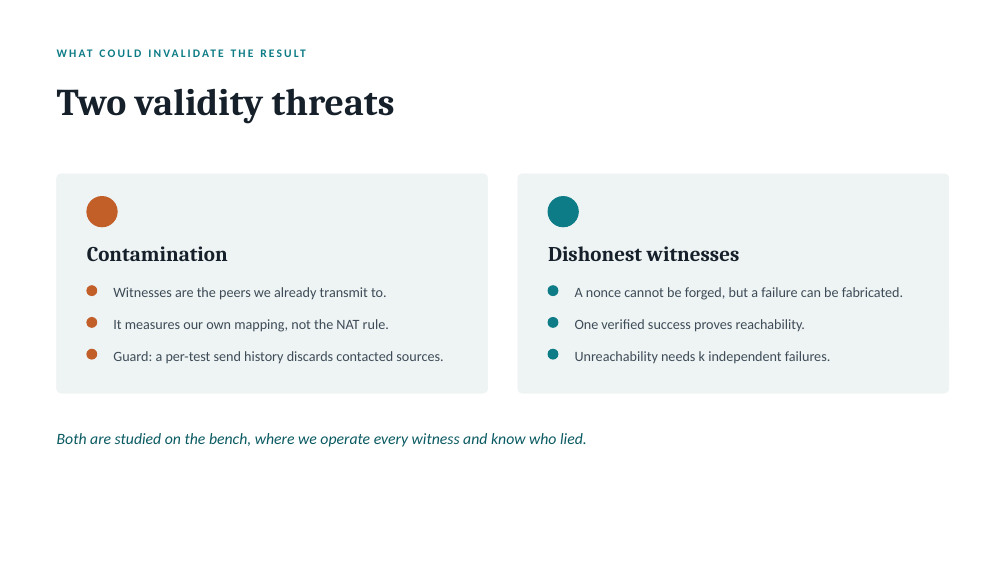
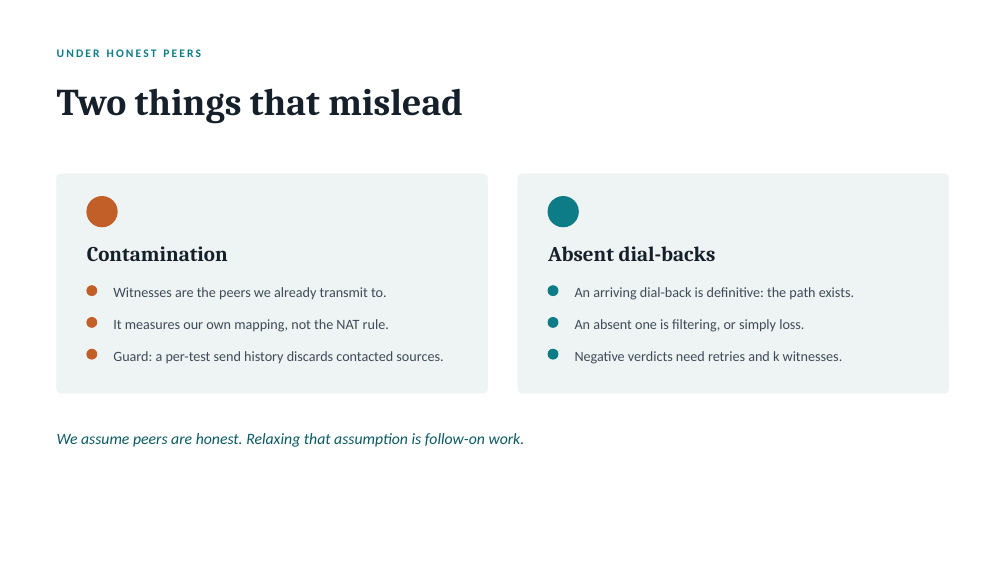
Before and after one commit to danbachar/grassroots-networking, a slide deck: slide 6 of docs/student-projects/grassroots-nat-project.pptx. Drawn at 1008x567 pixels with LibreOffice and Linux fonts; fonts in the diff are those of the drawing. Boxes give left, top, right and bottom in pixels: in the first picture for what was removed or moved away, otherwise in the second. Text is boxed around its words. In the diff, an @@ line names an element or a change of style, - is before the commit and + after.

```diff
--- a/docs/student-projects/grassroots-nat-project.pptx
+++ b/docs/student-projects/grassroots-nat-project.pptx
@@ text at (57,49,201,57): text changed @@
-WHAT COULD INVALIDATE THE RESULT
+UNDER HONEST PEERS
@@ text at (57,88,463,124): text changed @@
-Two validity threats
+Two things that mislead
@@ text at (548,246,716,261): text changed @@
-Dishonest witnesses
+Absent dial-backs
@@ text at (575,287,854,300): text changed @@
-A nonce cannot be forged, but a failure can be fabricated.
+An arriving dial-back is definitive: the path exists.
@@ text at (575,319,804,332): text changed @@
-One verified success proves reachability.
+An absent one is filtering, or simply loss.
@@ text at (575,351,843,364): text changed @@
-Unreachability needs k independent failures.
+Negative verdicts need retries and k witnesses.
@@ text at (57,433,525,447): text changed @@
-Both are studied on the bench, where we operate every witness and know who lied.
+We assume peers are honest. Relaxing that assumption is follow-on work.
```
Also in this commit, not shown: 3 other files.
